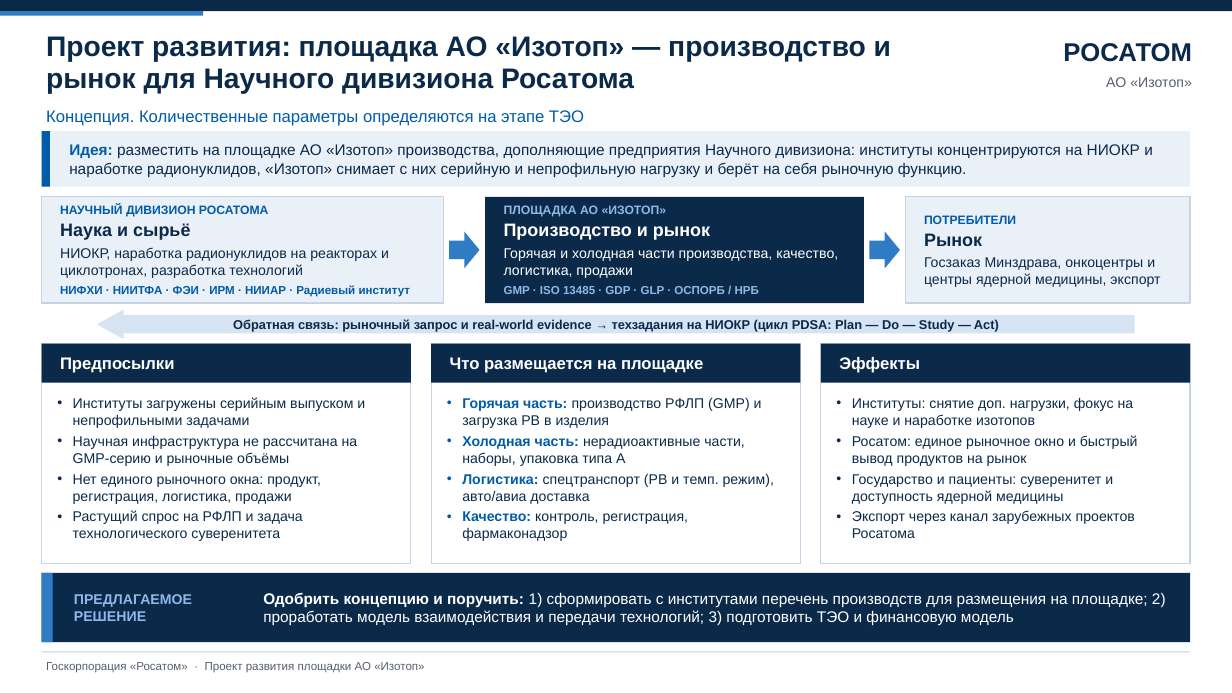
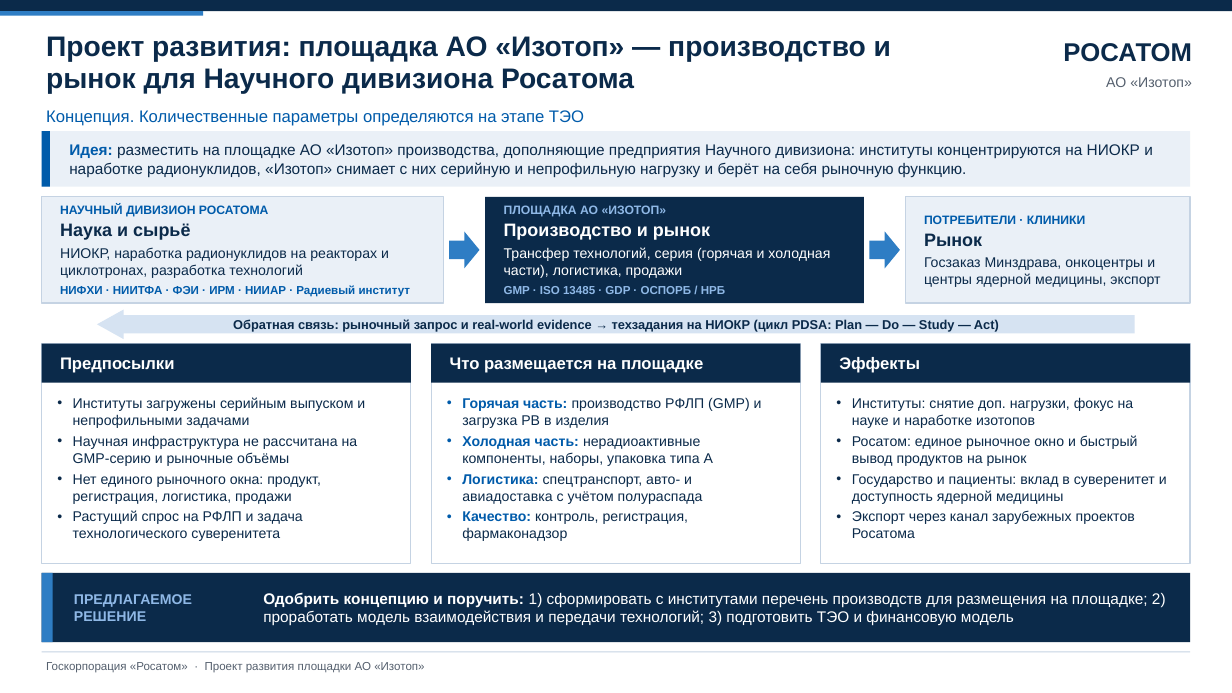
Before and after one commit to dpbugaev-2005/devin-local-stub, a slide deck: slide 1 of invest_committee_slide.pptx. Drawn at 1232x693 pixels with LibreOffice and Linux fonts; fonts in the diff are those of the drawing. Boxes give left, top, right and bottom in pixels: in the first picture for what was removed or moved away, otherwise in the second. Text is boxed around its words. In the diff, an @@ line names an element or a change of style, - is before the commit and + after.

```diff
--- a/invest_committee_slide.pptx
+++ b/invest_committee_slide.pptx
@@ text at <box>924,215,1085,224</box>: text changed @@
-ПОТРЕБИТЕЛИ
+ПОТРЕБИТЕЛИ · КЛИНИКИ
@@ text at <box>504,247,830,294</box>: text changed @@
-Горячая и холодная части производства, качество, логистика, продажи
-GMP · ISO 13485 · GDP · GLP · ОСПОРБ / НРБ
+Трансфер технологий, серия (горячая и холодная части), логистика, продажи
+GMP · ISO 13485 · GDP · ОСПОРБ / НРБ
@@ text at <box>462,436,713,504</box>: text changed @@
-• Холодная часть: нерадиоактивные части, наборы, упаковка типа А
-• Логистика: спецтранспорт (РВ и темп. режим), авто/авиа доставка
+• Холодная часть: нерадиоактивные компоненты, наборы, упаковка типа А
+• Логистика: спецтранспорт, авто- и авиадоставка с учётом полураспада
@@ text at <box>852,474,1167,504</box>: text changed @@
-• Государство и пациенты: суверенитет и доступность ядерной медицины
+• Государство и пациенты: вклад в суверенитет и доступность ядерной медицины
```
Also in this commit, not shown: 2 other files.
